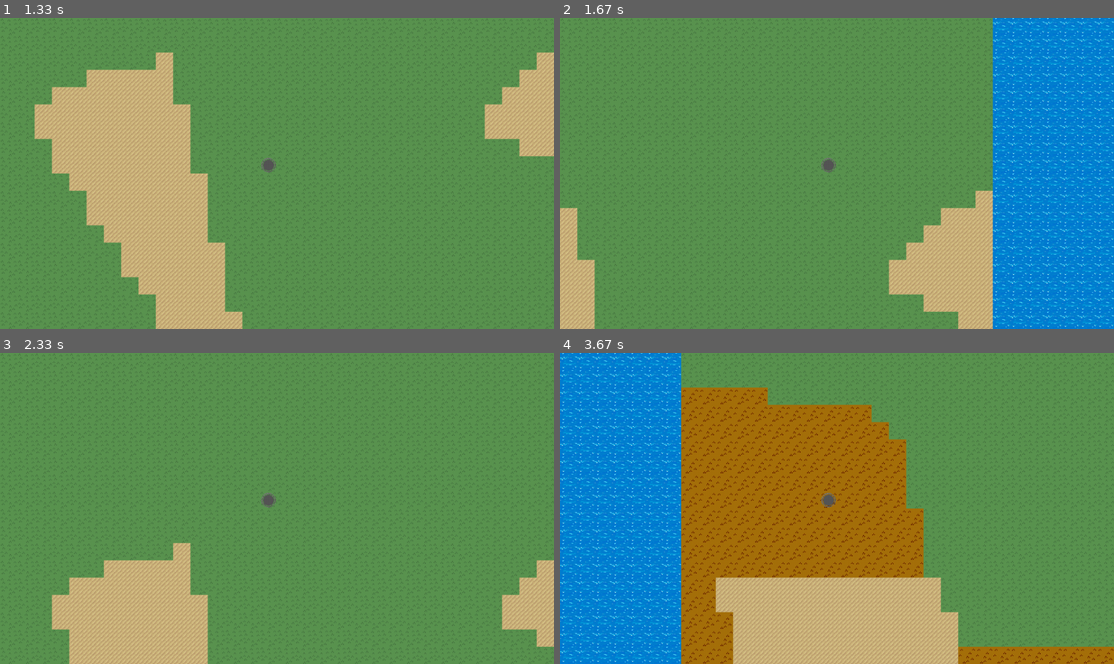
Above: before the commit, frames 1-4 (two rows, left to right).
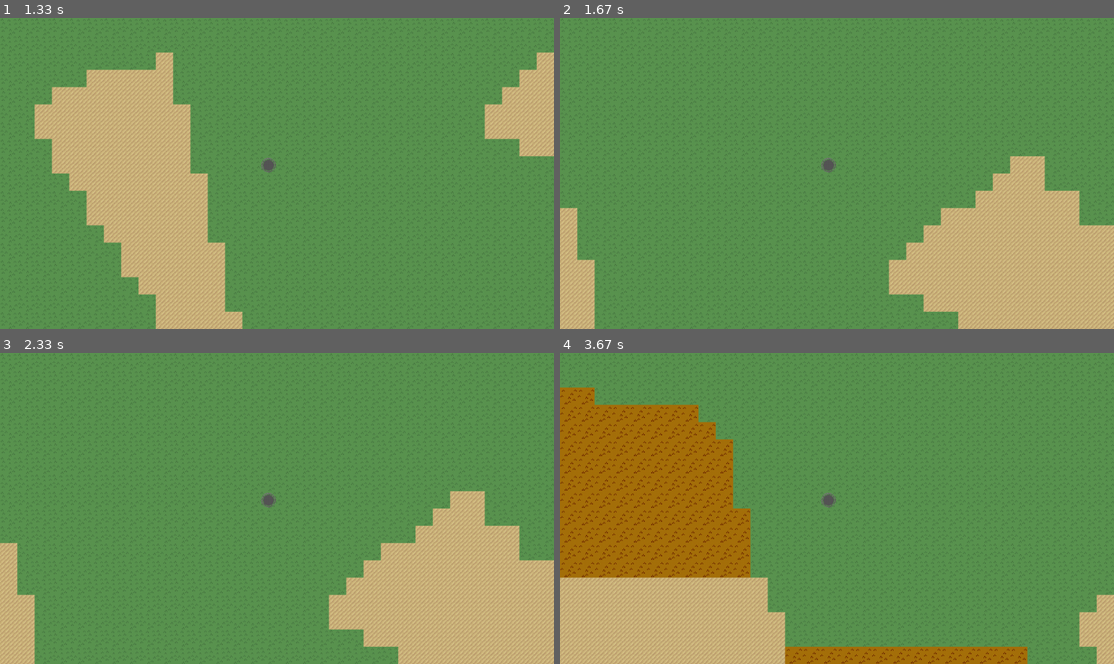
Above: after the commit, the same moments.

Repository: ArcosJuan/Get-out-of-my-fucking-maze
Game: pygame game, started from GOFM.py
The game is run twice, just before and just after one commit, with the same random seed, the same clock (stepped at 60 frames per second) and the same inputs.
Inputs (mouse positions are in pixels of both pictures, inside the frame that each line leads up to):
- Up to frame 1 (1.33 s): click (11, 27) at 0.38 s; hold Right 0.67-1.13 s; hold Up from 1.17 s (still down)
- Up to frame 2 (1.67 s): release Up at 1.47 s; hold Right from 1.5 s (still down)
- Up to frame 3 (2.33 s): release Right at 1.97 s; hold Left from 2 s (still down)
- Up to frame 4 (3.67 s): release Left at 2.53 s; hold Down 2.57-2.87 s; hold Left 2.9-3.3 s; hold Up from 3.33 s (still down)

Frame 1 is identical in both runs. In frame 2, 22% of the frame differs, in the area x 78-100%, y 0-100%; in frame 3, 24%; in frame 4, 53%, in the area x 0-100%, y 0-100%.

Commit message:
Event horizon unimplemented.

Diff:
--- a/src/model/logic.py
+++ b/src/model/logic.py
@@ -22,7 +22,7 @@
 
 
     def game_start(self, event):
-        self.world = self._create_world()
+        self.world =  World()
         player_position = list(self.world.generate_spawn_points())[0]
         self.world.add_entity(player_position, self.player)
         Ed.post(WorldGenerated(self.world))
@@ -32,16 +32,6 @@
             position[1],
             position[0]
         ))
-
-
-    def _create_world(self):
-        # Needs to get the quantity of cells in the window,
-        # in order to get a correct size to the horizon line.
-        grid_lenght = Window().calculate_grid(Sprite.get_min_size())
-        horizon_line = grid_lenght[1] if grid_lenght[1] > grid_lenght[0] else grid_lenght[0]
-
-        world = World(horizon_line)
-        return world
 
 
     def move_player(self, event):
--- a/src/model/world.py
+++ b/src/model/world.py
@@ -16,7 +16,7 @@
         are all the characters and buildings of the game
     """
 
-    def __init__(self, event_horizon, size:tuple = (128,128), min_size:tuple = (20,30), biomes:int=64):
+    def __init__(self, size:tuple = (128,128), min_size:tuple = (20,30), biomes:int=64):
         assert biomes <= 128, \
             "So many biomes take a long time to generate the world"
 
@@ -31,7 +31,6 @@
         self.positions: Matrix = self._generate_positions(size)
         self.chunks= self._generate_chunks(min_size, size, self.positions)
         self.cells = self._generate_cells(self.positions,biomes)
-        self.cells = self.set_event_horizon(self.cells, event_horizon)
         self.entities = NonDirectionalGraph() # {Position -- Object}
 
 
@@ -197,32 +196,6 @@
         return {position:seeds[next(zones)] for position in positions}
 
 
-    def set_event_horizon(self, world_map, event_horizon):
-        """ Receives the cells dictionary with the designated
-            biomes and sets a wall on the borders
-            in order to prevent camera erros.
-        """
-        wall_width = event_horizon
-        wall = Biome.OCEAN
-
-        wall_space = []
-
-        [
-            wall_space.append(self.positions.get_row(i)
-            + self.positions.get_row(-i)
-            + self.positions.get_column(-i)
-            + self.positions.get_column(i))
-            for i in range(wall_width)
-        ]
-
-        # Fill the wall spaces with wall.
-        for row in wall_space:
-            for col in row:
-                world_map[col] = wall
-
-        return world_map
-
-
     def generate_spawn_points(self, quantity:int=1) -> set[Position]:
         """ Returns a Chunk and a Position on that
             chunk where to place a charactor.
